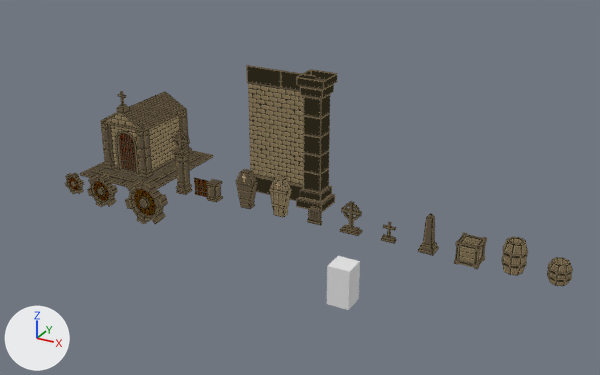
A saved change to the Blender file Assets/_VanHelsingVR/Art/Blender/Props/Graveyard/Graveyard.blend.
Before and after are seen from a 50 mm lens placed at (18.4, -28.1, 18.3), pointed at (0.6, 4.2, 2.2). Arrows for +X, +Y and +Z are at lower left; the lights stay in place. The first picture is the older version.

Script lines for the objects in view, before the commit:
```python
ob_bigsteam = bpy.data.objects.new('BigSteam', me_cylinder_016)
ob_bigsteam.location = (-8.0, 3.0, 0.0)
ob_box = bpy.data.objects.new('Box', me_cube_015)
ob_box.location = (9.0, 5.0, 0.5)
ob_door = bpy.data.objects.new('Door', me_cube_008)
ob_door.location = (-11.0, 5.17, 1.66)
ob_doorframe = bpy.data.objects.new('DoorFrame', me_cube_003)
ob_doorframe.location = (-11.0, 5.3, 1.66)
ob_gravestone_001 = bpy.data.objects.new('GraveStone.001', me_cube_005)
ob_gravestone_001.location = (5.0, 5.0, 0.45)
ob_gravestone_002 = bpy.data.objects.new('GraveStone.002', me_cube_006)
ob_gravestone_002.location = (3.0, 5.0, 0.7)
ob_gravestone_003 = bpy.data.objects.new('GraveStone.003', me_cube_004)
ob_gravestone_003.location = (1.0, 5.0, 0.45)
ob_mausoleum = bpy.data.objects.new('Mausoleum', me_cube)
ob_mausoleum.location = (-11.0, 7.0, 0.0)
ob_mausoleuminside = bpy.data.objects.new('MausoleumInside', me_cube_002)
ob_mausoleuminside.location = (-11.0, 7.0, 0.0)
# also in view: 'Wall' at (-2.0, 6.9, 3.5); 'Cover.001' at (-1.0, 4.8, 1.0); 'Reference' at (5.5, -1.0, 0.9); 'LargePilar' at (-7.0, 5.0, 1.8); 'Pillar' at (0.0, 7.0, 3.5)
```
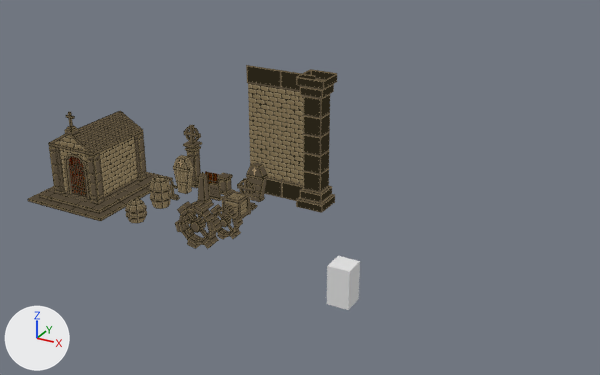
Pixel boxes [x1, y1, x2, y2] of what changed, in the pictures (600 x 375 px):
'Mausoleum', moved: before [80, 91, 213, 189]; after [27, 111, 173, 222]
'Barrel', moved: before [501, 237, 528, 276]; after [149, 176, 172, 209]
'LargePilar', moved: before [172, 130, 192, 195]; after [183, 125, 202, 188]
'Box', moved: before [454, 232, 487, 270]; after [221, 189, 251, 219]
'BigSteam.001', added (brown): after [175, 201, 221, 249]
'MiddleSteam', moved: before [87, 174, 118, 207]; after [210, 204, 243, 240]
'BigSteam', deleted (brown): before [125, 179, 168, 224]
'DoorFrame', moved: before [111, 126, 140, 174]; after [60, 148, 90, 200]
'MiniBarrel', moved: before [547, 257, 573, 286]; after [125, 199, 147, 224]
'Door', moved: before [119, 134, 136, 172]; after [69, 157, 87, 198]
'Cover.001', moved: before [269, 179, 287, 217]; after [173, 158, 189, 194]
'Cover', moved: before [236, 171, 253, 209]; after [246, 165, 263, 202]
'GraveStone', moved: before [418, 213, 439, 256]; after [196, 172, 214, 209]
'GraveStone.002', moved: before [340, 201, 362, 236]; after [237, 178, 258, 211]
'SmallPilar', moved: before [206, 179, 223, 203]; after [217, 173, 233, 195]
'GraveStone.003', moved: before [307, 206, 322, 226]; after [208, 183, 221, 201]
'Coffin.001', moved: before [269, 176, 292, 217]; after [177, 155, 194, 194]
'Coffin', moved: before [241, 169, 258, 209]; after [251, 163, 268, 202]
'SmallSteam', moved: before [65, 173, 85, 194]; after [188, 202, 202, 224]
'Fence', moved: before [194, 177, 208, 198]; after [205, 171, 220, 186]
'GraveStone.001', moved: before [381, 222, 397, 244]; after [170, 181, 180, 201]
'MausoleumInside', moved (mostly hidden): before [121, 169, 136, 173]; after [71, 194, 87, 199]

The change, as a diff of the scene's bpy script:
```diff
--- a/Assets/_VanHelsingVR/Art/Blender/Props/Graveyard/Graveyard.blend.py
+++ b/Assets/_VanHelsingVR/Art/Blender/Props/Graveyard/Graveyard.blend.py
@@ ob_door @@
 ob_door = bpy.data.objects.new('Door', me_cube_008)
-ob_door.location = (-11.0, 5.17, 1.66)
+ob_door.location = (-11.0, 1.17, 1.66)
@@ ob_doorframe @@
 ob_doorframe = bpy.data.objects.new('DoorFrame', me_cube_003)
-ob_doorframe.location = (-11.0, 5.3, 1.66)
+ob_doorframe.location = (-11.0, 1.3, 1.66)
@@ ob_mausoleum @@
 ob_mausoleum = bpy.data.objects.new('Mausoleum', me_cube)
-ob_mausoleum.location = (-11.0, 7.0, 0.0)
+ob_mausoleum.location = (-11.0, 3.0, 0.0)
@@ ob_mausoleuminside @@
 ob_mausoleuminside = bpy.data.objects.new('MausoleumInside', me_cube_002)
-ob_mausoleuminside.location = (-11.0, 7.0, 0.0)
+ob_mausoleuminside.location = (-11.0, 3.0, 0.0)
@@ ob_gravestone_003 @@
 ob_gravestone_003 = bpy.data.objects.new('GraveStone.003', me_cube_004)
-ob_gravestone_003.location = (1.0, 5.0, 0.45)
+ob_gravestone_003.location = (-5.0, 5.0, 0.45)
@@ ob_gravestone_001 @@
 ob_gravestone_001 = bpy.data.objects.new('GraveStone.001', me_cube_005)
-ob_gravestone_001.location = (5.0, 5.0, 0.45)
+ob_gravestone_001.location = (-7.0, 4.0, 0.45)
@@ ob_gravestone_002 @@
 ob_gravestone_002 = bpy.data.objects.new('GraveStone.002', me_cube_006)
-ob_gravestone_002.location = (3.0, 5.0, 0.7)
+ob_gravestone_002.location = (-3.0, 5.0, 0.7)
@@ ob_gravestone @@
 ob_gravestone = bpy.data.objects.new('GraveStone', me_cube_012)
-ob_gravestone.location = (7.0, 5.0, 0.5)
+ob_gravestone.location = (-5.0, 4.0, 0.5)
@@ ob_largepilar @@
 ob_largepilar = bpy.data.objects.new('LargePilar', me_cube_011)
-ob_largepilar.location = (-7.0, 5.0, 2.61)
+ob_largepilar.location = (-7.0, 6.0, 2.61)
@@ ob_smallpilar @@
 ob_smallpilar = bpy.data.objects.new('SmallPilar', me_cube_014)
-ob_smallpilar.location = (-5.0, 5.0, 0.25)
+ob_smallpilar.location = (-5.0, 6.0, 0.25)
@@ ob_fence @@
 ob_fence = bpy.data.objects.new('Fence', me_plane)
-ob_fence.location = (-5.78, 5.0, 0.5)
+ob_fence.location = (-5.78, 6.0, 0.5)
 ob_fence.rotation_euler = (1.571, 0.0, 0.0)  # degrees (90, 0, 0)
@@ ob_coffin @@
 ob_coffin = bpy.data.objects.new('Coffin', me_cube_020)
-ob_coffin.location = (-3.0, 5.0, 1.0)
+ob_coffin.location = (-3.0, 6.0, 1.0)
@@ ob_cover @@
 ob_cover = bpy.data.objects.new('Cover', me_cube_019)
-ob_cover.location = (-3.38, 4.88, 0.66)
+ob_cover.location = (-3.38, 5.88, 0.66)
@@ ob_coffin_001 @@
 ob_coffin_001 = bpy.data.objects.new('Coffin.001', me_cube_010)
-ob_coffin_001.location = (-1.0, 5.0, 1.0)
+ob_coffin_001.location = (-7.0, 5.0, 1.0)
@@ ob_cover_001 @@
 ob_cover_001 = bpy.data.objects.new('Cover.001', me_cube_013)
-ob_cover_001.location = (-1.38, 4.88, 0.66)
+ob_cover_001.location = (-7.38, 4.88, 0.66)
@@ ob_box @@
 ob_box = bpy.data.objects.new('Box', me_cube_015)
-ob_box.location = (9.0, 5.0, 0.5)
+ob_box.location = (-3.0, 4.0, 0.5)
@@ ob_barrel @@
 ob_barrel = bpy.data.objects.new('Barrel', me_cylinder_002)
-ob_barrel.location = (11.0, 5.0, 0.75)
+ob_barrel.location = (-7.0, 3.0, 0.75)
@@ ob_smallsteam @@
 ob_smallsteam = bpy.data.objects.new('SmallSteam', me_cylinder_021)
-ob_smallsteam.location = (-13.0, 3.0, 0.0)
+ob_smallsteam.location = (-5.0, 3.0, 0.0)
@@ ob_middlesteam @@
 ob_middlesteam = bpy.data.objects.new('MiddleSteam', me_cylinder_022)
-ob_middlesteam.location = (-11.0, 3.0, 0.0)
+ob_middlesteam.location = (-3.0, 3.0, 0.0)
@@ ob_bigsteam @@
-ob_bigsteam = bpy.data.objects.new('BigSteam', me_cylinder_016)
@@ ob_minibarrel @@
 ob_minibarrel = bpy.data.objects.new('MiniBarrel', me_cylinder_013)
-ob_minibarrel.location = (13.0, 5.0, 0.5)
+ob_minibarrel.location = (-7.0, 1.0, 0.5)
@@ ob_bigsteam_001 @@
+ob_bigsteam_001 = bpy.data.objects.new('BigSteam.001', me_cylinder_001)  # 148 vertices, 134 faces; spans x -1.25..1.25, y -0.25..0.25, z -1.25..1.25
+ob_bigsteam_001.location = (-4.0, 2.03, 0.0)
```
